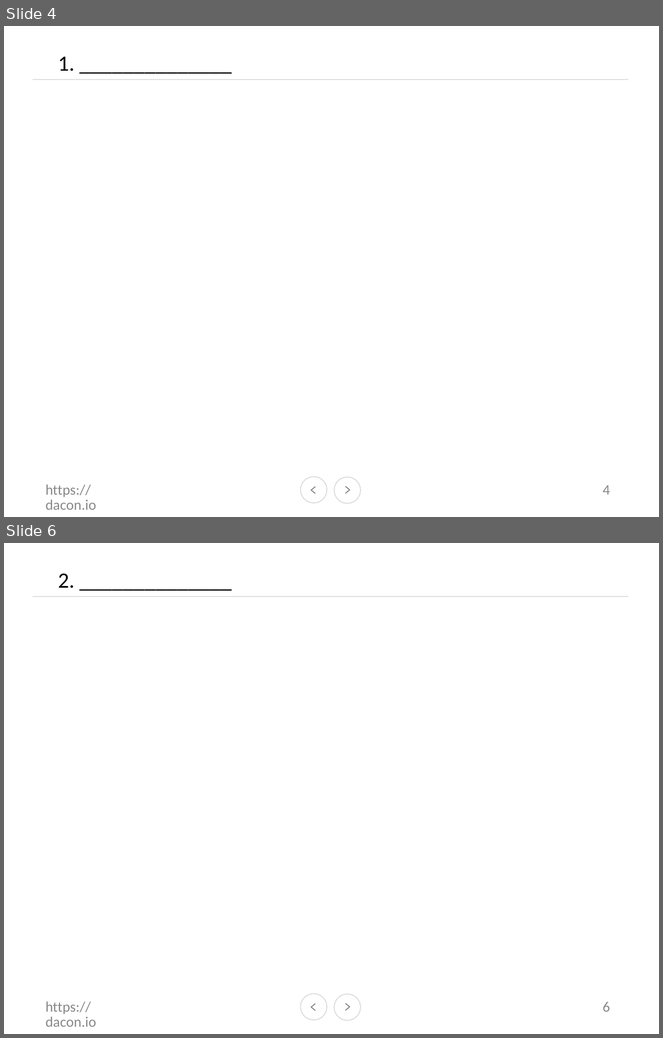
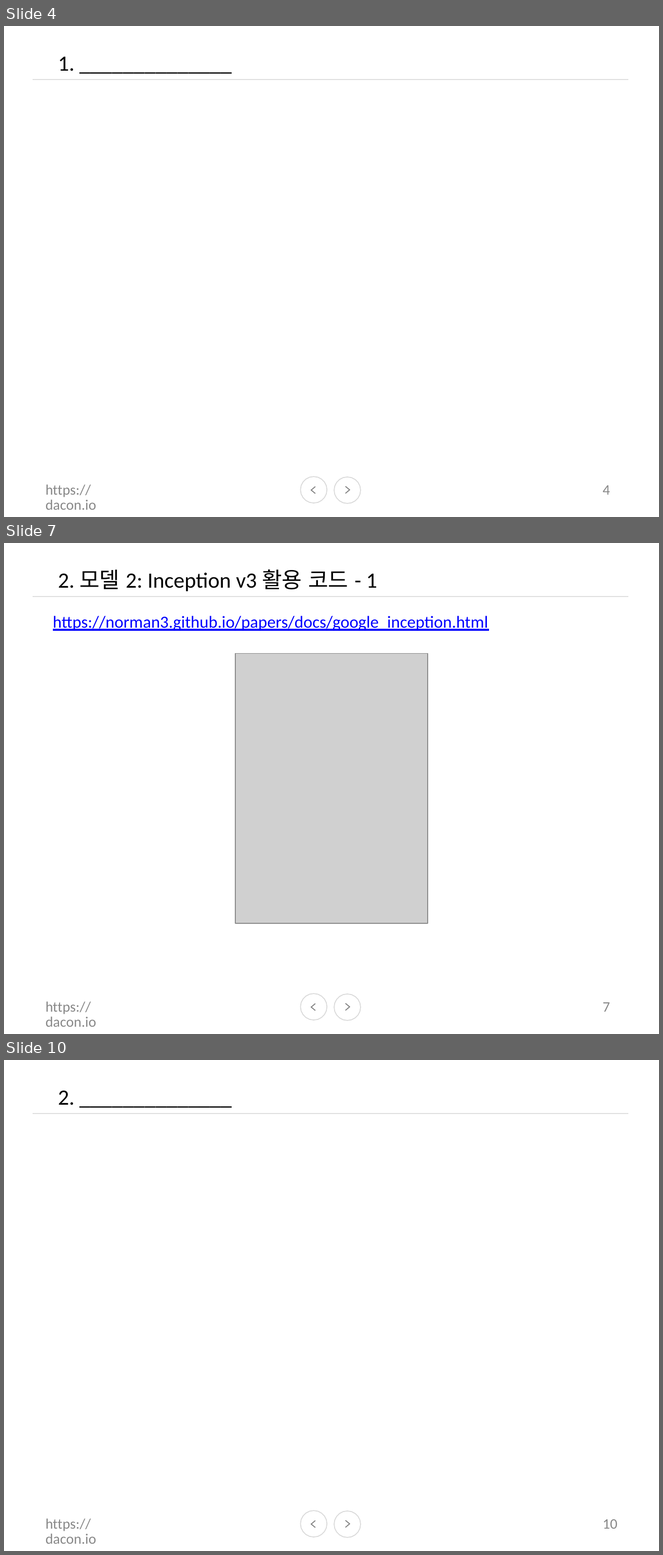
Before and after one commit to kongjeongbae/precipitation_prediction_using_satellite_observation_image, a slide deck: PPT_endgame.pptx. Shown one above the other, each under a label of ours: slides 4 and 6 before the commit, slides 4, 7 and 10 after it; the slides between them are not shown. The pictures are 663x1038 and 663x1555 pixels, drawn with LibreOffice and Linux fonts; fonts in the diff are those of the drawing; grey boxes stand for pictures; background and template pictures are left out. Boxes give left, top, right and bottom in pixels: in the first picture for what was removed or moved away, otherwise in the second. Text is boxed around its words. In the diff, an @@ line names an element or a change of style, - is before the commit and + after.

```diff
--- a/PPT_endgame.pptx
+++ b/PPT_endgame.pptx
@@ slide 7 added at (x1=4, y1=543, x2=659, y2=1034), background #FFFFFF; not listed: 7 template elements that a slide beside it also shows @@
@@ text added at (x1=58, y1=570, x2=377, y2=591), 18 pt, text #000000 @@
+2. 모델 2: Inception v3 활용 코드 - 1
@@ text added at (x1=53, y1=616, x2=488, y2=631), 14 pt, text #0000FF, underline @@
+https://norman3.github.io/papers/docs/google_inception.html
@@ picture added at (x1=235, y1=654, x2=428, y2=924) @@
@@ text added at (x1=46, y1=1002, x2=97, y2=1027), 12 pt, text #888888 @@
+https://dacon.io
@@ page number added at (x1=603, y1=1003, x2=610, y2=1012), 12 pt, text #888888 @@
+7
@@ what was slide 6 is now slide 10 @@
@@ page number at (x1=603, y1=1520, x2=618, y2=1529): text changed @@
-6
+10
```
Also in this commit, not shown: 1 slide changed, 3 other slides added, 2 other files.
